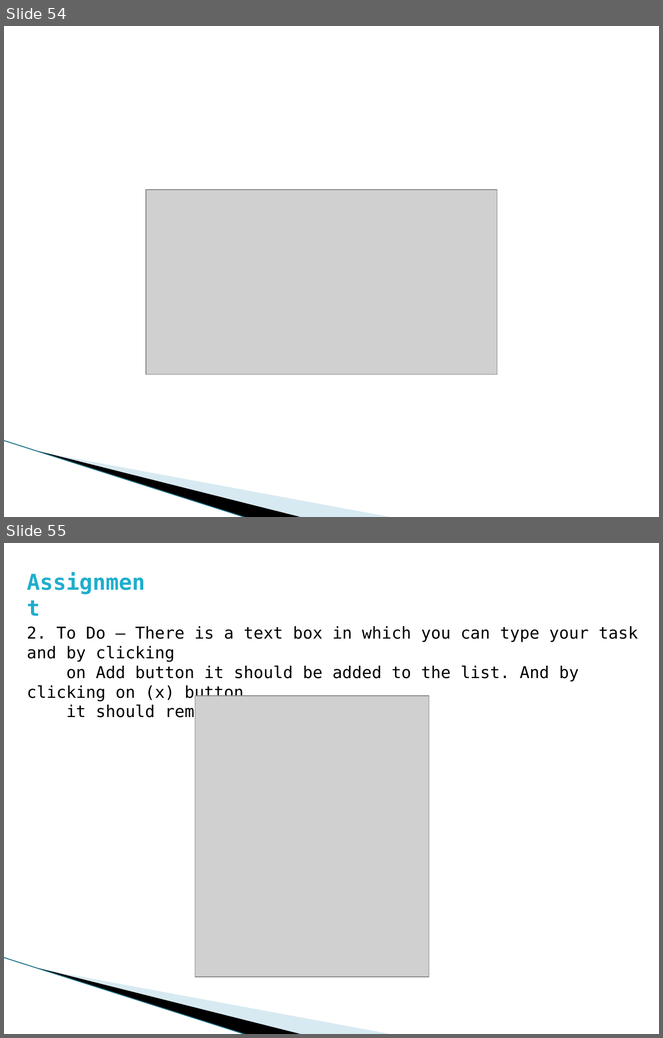
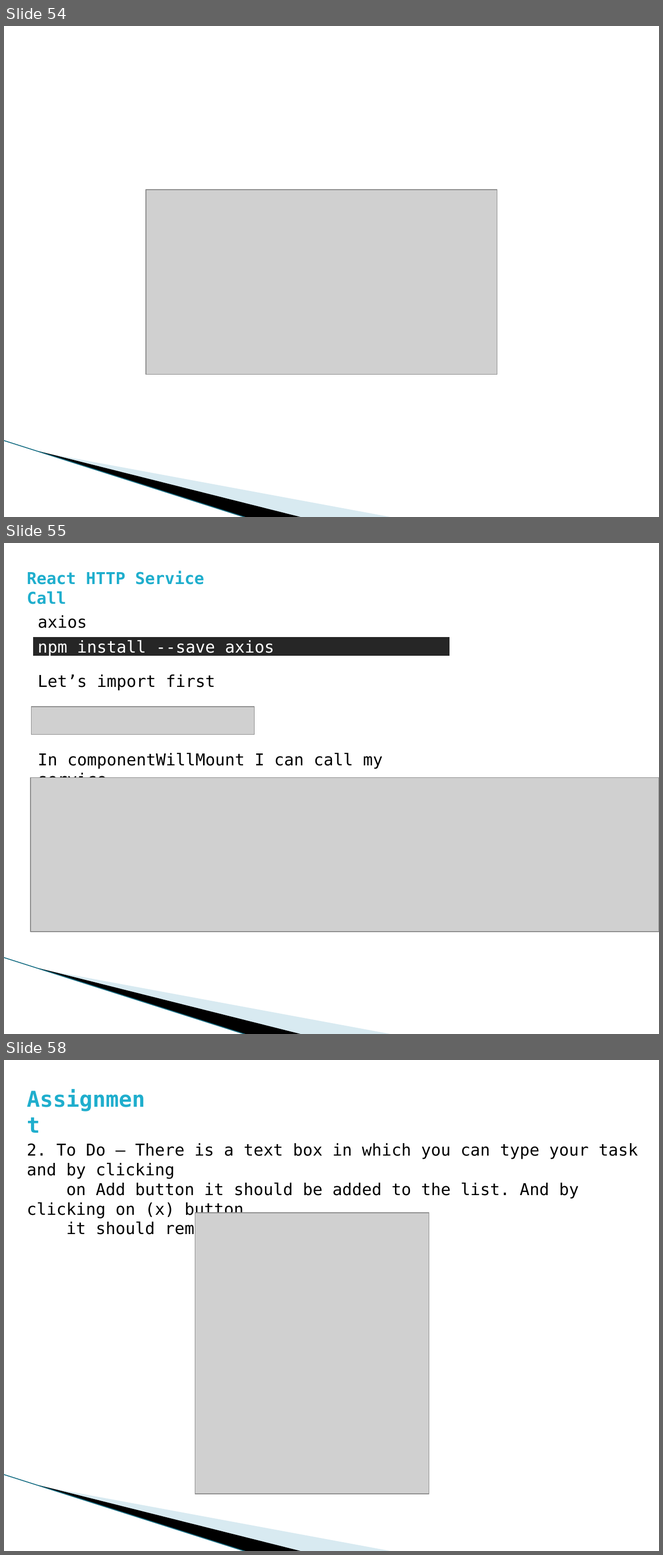
Before and after one commit to prateek3189/React-Tutorial, a slide deck: React-Tutorial.pptx. Shown one above the other, each under a label of ours: slides 54 and 55 before the commit, slides 54, 55 and 58 after it; the slides between them are not shown. The pictures are 663x1038 and 663x1555 pixels, drawn with LibreOffice and Linux fonts; fonts in the diff are those of the drawing; grey boxes stand for pictures; background and template pictures are left out. Boxes give left, top, right and bottom in pixels: in the first picture for what was removed or moved away, otherwise in the second. Text is boxed around its words. In the diff, an @@ line names an element or a change of style, - is before the commit and + after.

Commit message:
Latest 25-Apr-2018
Latest 25-Apr-2018

```diff
--- a/React-Tutorial.pptx
+++ b/React-Tutorial.pptx
@@ slide 55 added at (x1=4, y1=543, x2=659, y2=1034), background #FFFFFF; not listed: 3 template elements that a slide beside it also shows @@
@@ text added at (x1=27, y1=571, x2=204, y2=604), 18 pt, text #1FAECD, bold @@
+React HTTP Service Call
@@ text added at (x1=38, y1=615, x2=383, y2=778), 18 pt, text #000000 @@
+axios
+Let’s import first
+In componentWillMount I can call my service
@@ rectangle added at (x1=32, y1=635, x2=452, y2=657), fill #262626, outline #FFFFFF 4.33 pt, 18 pt, text #FFFFFF @@
+npm install --save axios
@@ picture added at (x1=32, y1=707, x2=255, y2=735) @@
@@ picture added at (x1=31, y1=778, x2=659, y2=931) @@
@@ what was slide 55 is now slide 58 @@
```
Also in this commit, not shown: 2 other slides added.
